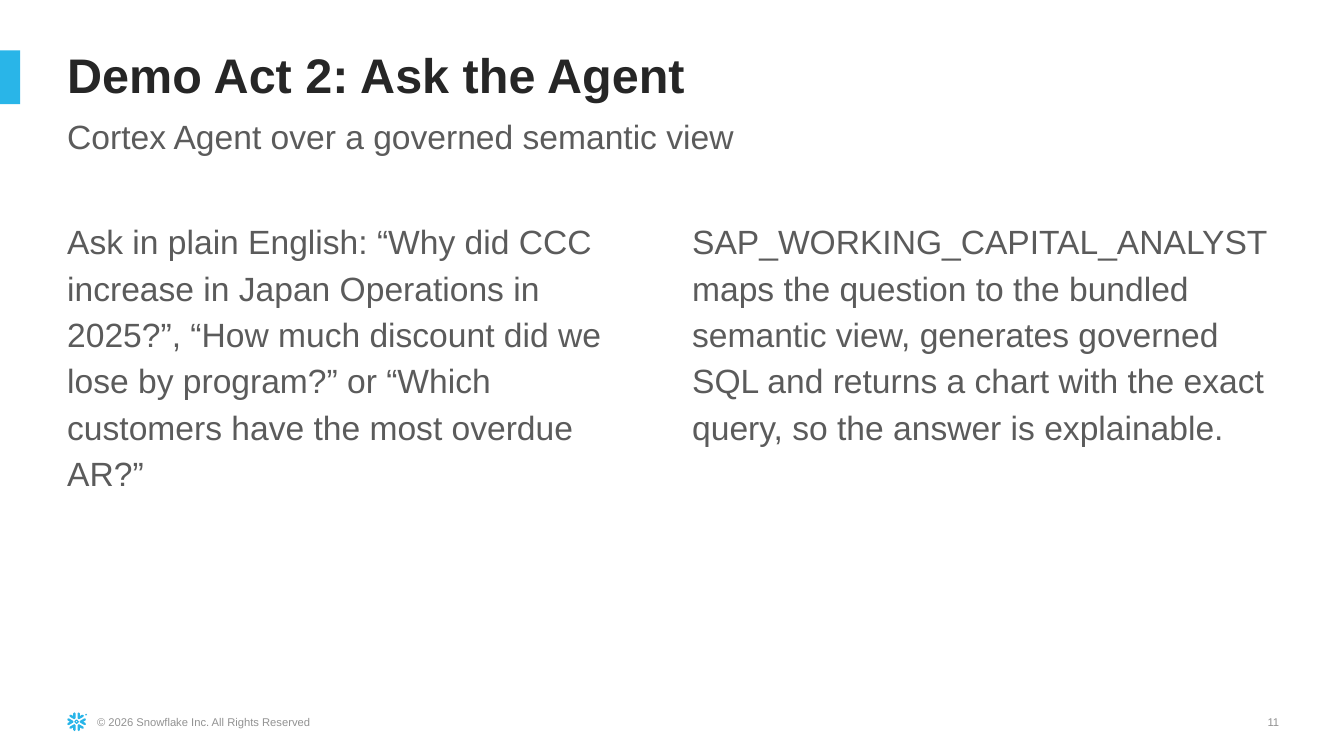
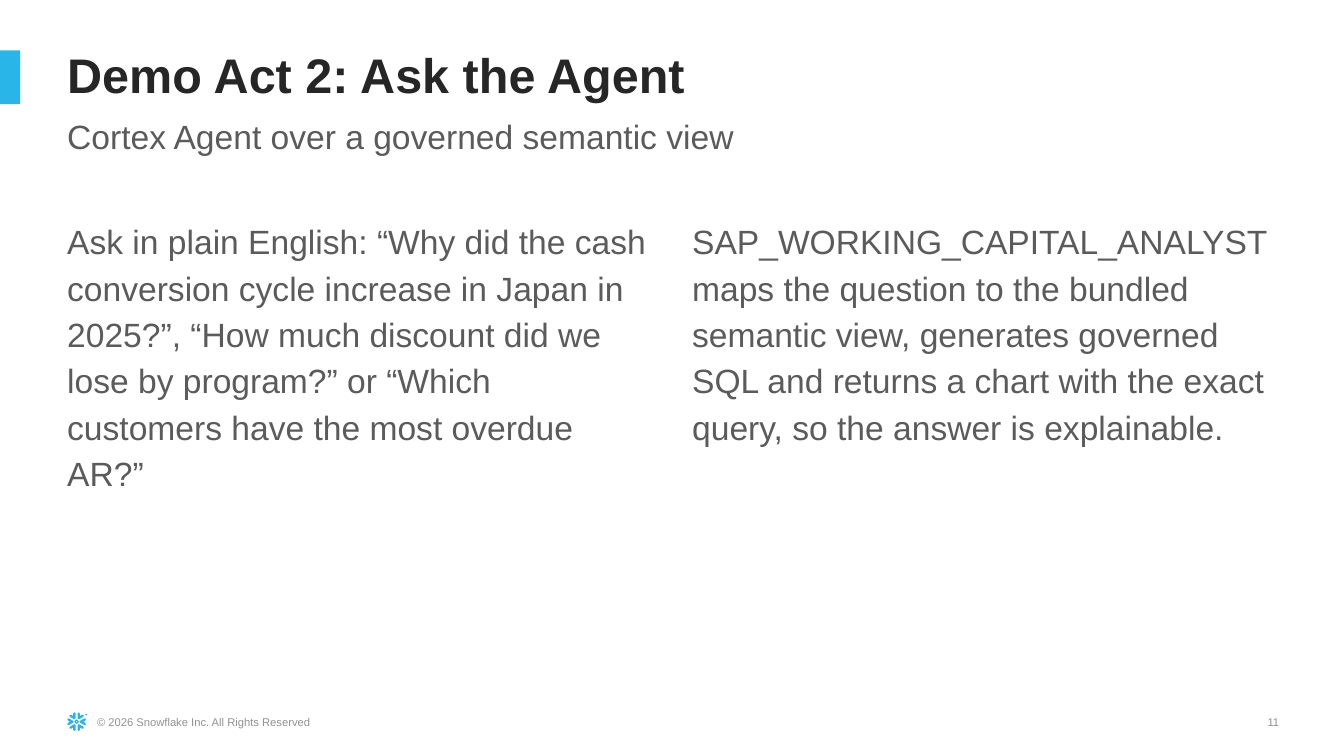
Before and after one commit to sfc-gh-dfreriks/sap-bdc-working-capital-360, a slide deck: slide 11 of docs/SAP_Working_Capital_360_Demo_Guide.pptx. Drawn at 1344x756 pixels with LibreOffice and Linux fonts; fonts in the diff are those of the drawing. Boxes give left, top, right and bottom in pixels: in the first picture for what was removed or moved away, otherwise in the second. Text is boxed around its words. In the diff, an @@ line names an element or a change of style, - is before the commit and + after.

Commit message:
Explain the cash conversion cycle (CCC) on charts, docs and decks
Generated with [Snowflake CoCo](https://docs.snowflake.com/en/user-guide/cortex-code/cortex-code)

```diff
--- a/docs/SAP_Working_Capital_360_Demo_Guide.pptx
+++ b/docs/SAP_Working_Capital_360_Demo_Guide.pptx
@@ text at [67,229,646,486]: text changed @@
-Ask in plain English: “Why did CCC increase in Japan Operations in 2025?”, “How much discount did we lose by program?” or “Which customers have the most overdue AR?”
+Ask in plain English: “Why did the cash conversion cycle increase in Japan in 2025?”, “How much discount did we lose by program?” or “Which customers have the most overdue AR?”
```
Also in this commit, not shown: 4 other slides changed, 10 other files.
